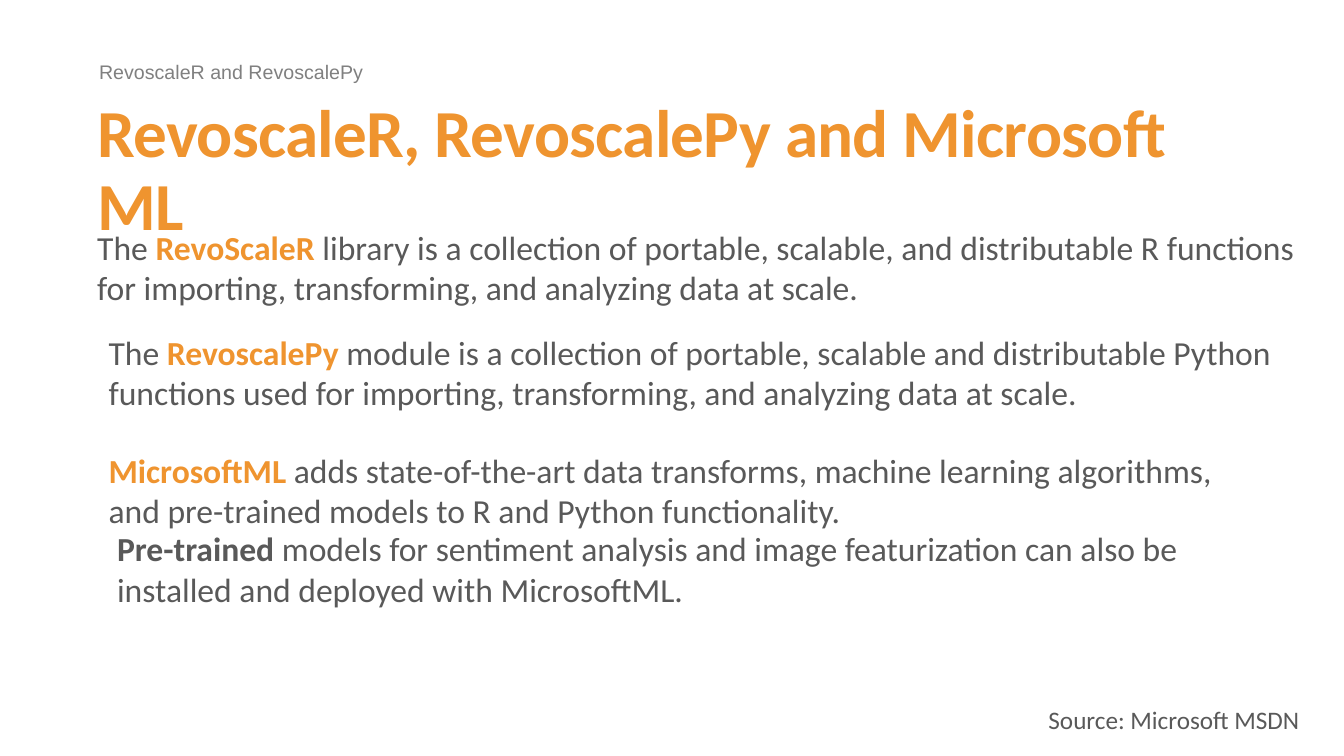
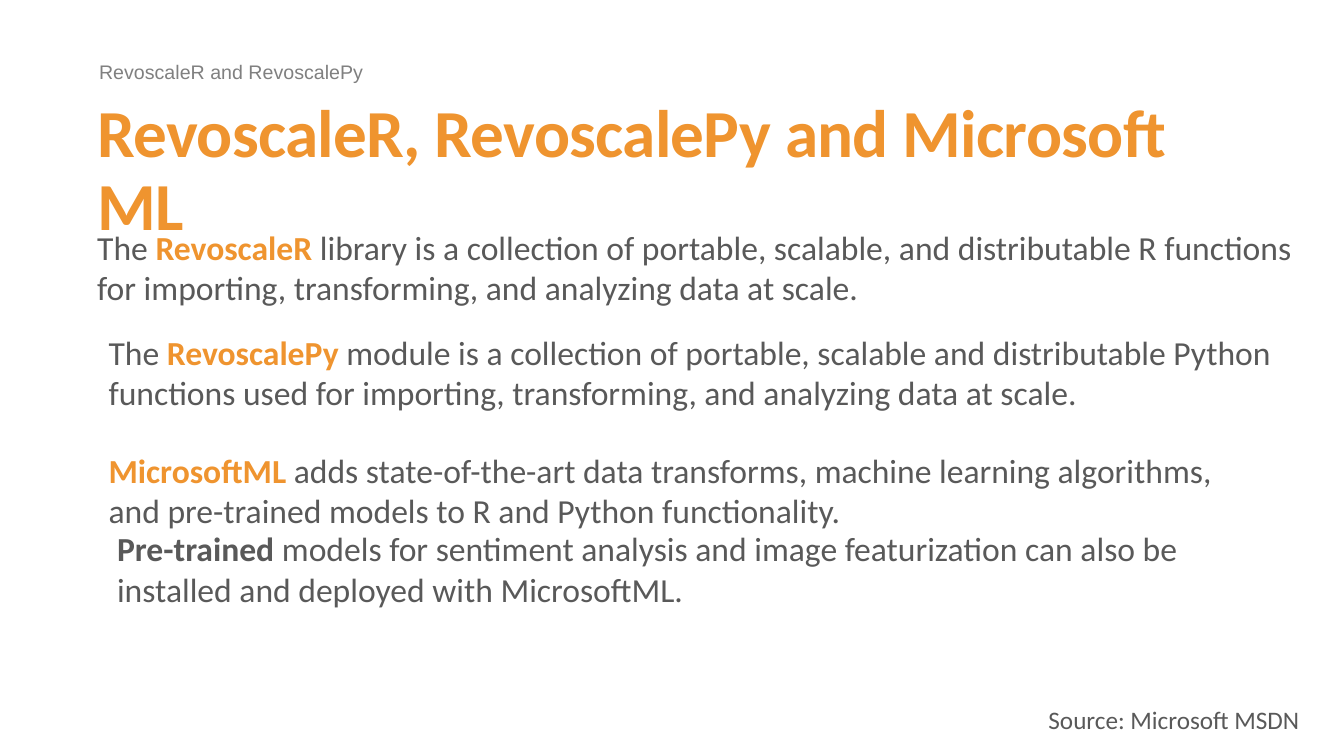
Before and after one commit to cloud4yourdata/demos, a slide deck: slide 16 of 4DevKatowice2018/MLRevoscale/RevolutionInAnalyticsWitRevoscale.pptx. Drawn at 1344x756 pixels with LibreOffice and Linux fonts; fonts in the diff are those of the drawing; background and template pictures are left out. Boxes give left, top, right and bottom in pixels: in the first picture for what was removed or moved away, otherwise in the second. Text is boxed around its words. In the diff, an @@ line names an element or a change of style, - is before the commit and + after.

```diff
--- a/4DevKatowice2018/MLRevoscale/RevolutionInAnalyticsWitRevoscale.pptx
+++ b/4DevKatowice2018/MLRevoscale/RevolutionInAnalyticsWitRevoscale.pptx
@@ text at (97,236,1291,306): text changed @@
-The RevoScaleR library is a collection of portable, scalable, and distributable R functions for importing, transforming, and analyzing data at scale.
+The RevoscaleR library is a collection of portable, scalable, and distributable R functions for importing, transforming, and analyzing data at scale.
```
Also in this commit, not shown: 9 other slides changed, 1 slide added, 29 other files.
